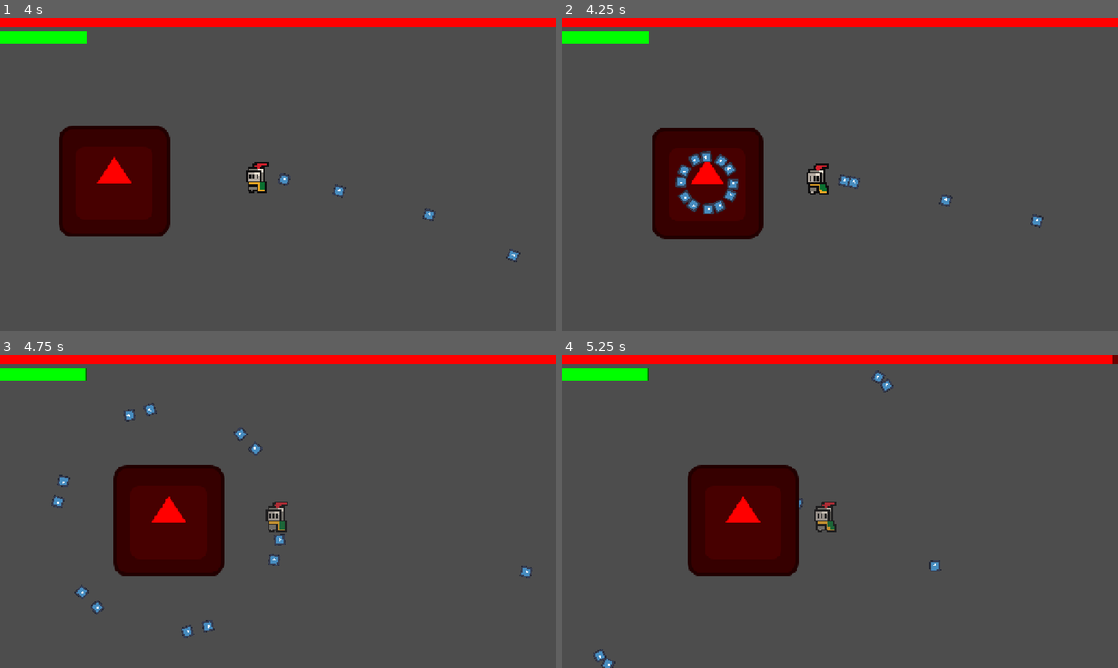
Above: before the commit, frames 1-4 (two rows, left to right).
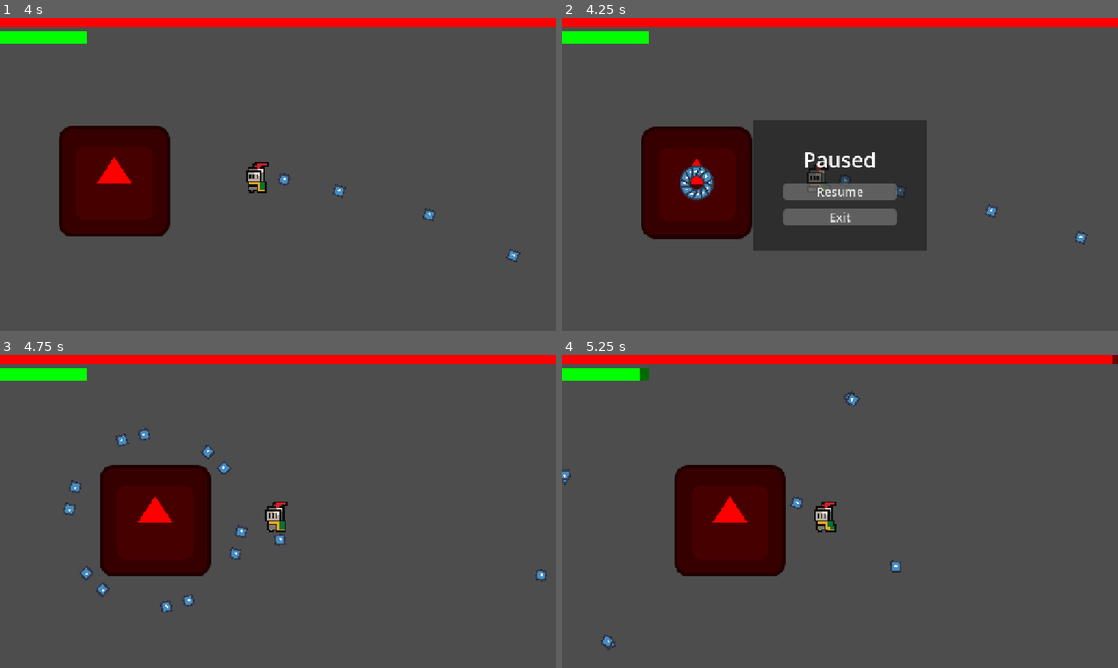
Above: after the commit, the same moments.

Repository: andyhi93/godot-FSM-boss-template
Game: Godot game, scene res://Scenes/Main.tscn
Two runs of this game, one before a commit and one after it. Both use one fixed random seed, a clock stepped at 60 frames per second and the inputs below. The engine's default icon, where the game draws it, is replaced by a stand-in: a white triangle on a blue panel in a dark square.
Inputs (mouse positions are in pixels of both pictures, inside the frame that each line leads up to):
- Up to frame 1 (4 s): tap Enter at 0.5 s; move the mouse to (400, 158) at 0.52 s; press the mouse at (400, 158) at 0.53 s; hold D (move_right) 0.53-1.28 s; move the mouse to (166, 190) at 1.27 s; release the mouse at (166, 190) at 1.28 s; hold S (move_down) 1.28-2.03 s; click (166, 190) at 1.35 s; move the mouse to (333, 105) at 2.02 s; press the mouse at (333, 105) at 2.03 s; hold D (move_right) 2.03-2.78 s; move the mouse to (250, 237) at 2.77 s; release the mouse at (250, 237) at 2.78 s; hold W (move_up) 2.78-3.53 s; click (250, 237) at 2.85 s; move the mouse to (444, 221) at 3.52 s; press the mouse at (444, 221) at 3.53 s; hold A (move_left) from 3.53 s (still down)
- Up to frame 2 (4.25 s): keep holding A (move_left); tap Escape (ui_cancel) at 4.15 s
- Up to frame 3 (4.75 s): release A (move_left) at 4.25 s; release the mouse at (444, 558) at 4.25 s; click (278, 527) at 4.25 s, where only the run after the commit has a clickable "Resume"
- Up to frame 4 (5.25 s): move the mouse to (673, 464) at 5.02 s; hold A (move_left) from 5.03 s (still down); click (673, 464) at 5.1 s

Frame 1 is identical in both runs. In frame 2, 13% of the frame differs, in the area x 14-95%, y 32-75%; in frame 3, 3.2%; in frame 4, 2.6%.

Commit message:
feat: Global UIManager
設定 UIManager 為 Autoload 全域單例

於 Core.gd 串接玩家與 Boss 扣血連動血條邏輯

實作死亡結算畫面 (Game Over / You Win)

新增 ESC 暫停選單 (Resume / Restart / Exit)

破解 Process Mode 暫停陷阱，並修復重來後 UI 殘留問題

Diff:
--- /dev/null
+++ b/Scenes/CanvasLayer.tscn
@@ -0,0 +1,115 @@
+[gd_scene format=3 uid="uid://bxb8wh1o6hpqj"]
+
+[ext_resource type="Script" uid="uid://cdhpo2pyxqdss" path="res://Scripts/UIManager.gd" id="1_1qbbr"]
+
+[sub_resource type="StyleBoxFlat" id="StyleBoxFlat_u5wvn"]
+bg_color = Color(3.2488256e-07, 0.42240003, 6.738305e-07, 1)
+
+[sub_resource type="StyleBoxFlat" id="StyleBoxFlat_4ylis"]
+bg_color = Color(0, 1, 0, 1)
+
+[sub_resource type="StyleBoxFlat" id="StyleBoxFlat_l7vou"]
+bg_color = Color(0.42961916, 7.70092e-07, 3.6098064e-07, 1)
+
+[sub_resource type="StyleBoxFlat" id="StyleBoxFlat_ydkpc"]
+bg_color = Color(1, 0, 0, 1)
+
+[sub_resource type="LabelSettings" id="LabelSettings_1qbbr"]
+font_size = 48
+
+[sub_resource type="StyleBoxFlat" id="StyleBoxFlat_1qbbr"]
+content_margin_left = 20.0
+content_margin_right = 20.0
+bg_color = Color(0.5662982, 0.5662982, 0.56629807, 0.5019608)
+corner_radius_top_left = 8
+corner_radius_top_right = 8
+corner_radius_bottom_right = 8
+corner_radius_bottom_left = 8
+
+[node name="UIManager" type="CanvasLayer" unique_id=1145854838]
+process_mode = 3
+script = ExtResource("1_1qbbr")
+
+[node name="PlayerHealthBar" type="ProgressBar" parent="." unique_id=36077659]
+offset_top = 30.0
+offset_right = 200.0
+offset_bottom = 60.0
+theme_override_styles/background = SubResource("StyleBoxFlat_u5wvn")
+theme_override_styles/fill = SubResource("StyleBoxFlat_4ylis")
+max_value = 10.0
+value = 10.0
+show_percentage = false
+
+[node name="BossHealthBar" type="ProgressBar" parent="." unique_id=374703393]
+custom_minimum_size = Vector2(0, 20)
+anchors_preset = 10
+anchor_right = 1.0
+offset_bottom = 1.0
+grow_horizontal = 2
+theme_override_styles/background = SubResource("StyleBoxFlat_l7vou")
+theme_override_styles/fill = SubResource("StyleBoxFlat_ydkpc")
+value = 100.0
+show_percentage = false
+
+[node name="ResultPanel" type="Panel" parent="." unique_id=795407088]
+anchors_preset = 8
+anchor_left = 0.5
+anchor_top = 0.5
+anchor_right = 0.5
+anchor_bottom = 0.5
+offset_left = -200.0
+offset_top = -125.0
+offset_right = 200.0
+offset_bottom = 175.0
+grow_horizontal = 2
+grow_vertical = 2
+pivot_offset = Vector2(200, 125)
+size_flags_horizontal = 4
+size_flags_vertical = 4
+
+[node name="VBoxContainer" type="VBoxContainer" parent="ResultPanel" unique_id=1999194019]
+layout_mode = 1
+anchors_preset = 8
+anchor_left = 0.5
+anchor_top = 0.5
+anchor_right = 0.5
+anchor_bottom = 0.5
+offset_left = -130.0
+offset_top = -76.5
+offset_right = 130.0
+offset_bottom = 76.5
+grow_horizontal = 2
+grow_vertical = 2
+theme_override_constants/separation = 20
+
+[node name="ResultLabel" type="Label" parent="ResultPanel/VBoxContainer" unique_id=1335487328]
+layout_mode = 2
+text = "Game Over"
+label_settings = SubResource("LabelSettings_1qbbr")
+horizontal_alignment = 1
+vertical_alignment = 1
+
+[node name="RestartButton" type="Button" parent="ResultPanel/VBoxContainer" unique_id=2013509856]
+custom_minimum_size = Vector2(150, 0)
+layout_mode = 2
+theme_override_font_sizes/font_size = 28
+theme_override_styles/normal = SubResource("StyleBoxFlat_1qbbr")
+text = "Restart"
+
+[node name="ResumeButton" type="Button" parent="ResultPanel/VBoxContainer" unique_id=1791839480]
+custom_minimum_size = Vector2(150, 0)
+layout_mode = 2
+theme_override_font_sizes/font_size = 28
+theme_override_styles/normal = SubResource("StyleBoxFlat_1qbbr")
+text = "Resume"
+
+[node name="ExitButton" type="Button" parent="ResultPanel/VBoxContainer" unique_id=167439850]
+custom_minimum_size = Vector2(150, 0)
+layout_mode = 2
+theme_override_font_sizes/font_size = 28
+theme_override_styles/normal = SubResource("StyleBoxFlat_1qbbr")
+text = "Exit"
+
+[connection signal="pressed" from="ResultPanel/VBoxContainer/RestartButton" to="." method="_on_restart_button_pressed"]
+[connection signal="pressed" from="ResultPanel/VBoxContainer/ResumeButton" to="." method="_on_resume_button_pressed"]
+[connection signal="pressed" from="ResultPanel/VBoxContainer/ExitButton" to="." method="_on_exit_butto_pressed"]
--- a/Scenes/Main.tscn
+++ b/Scenes/Main.tscn
@@ -2,19 +2,6 @@
 
 [ext_resource type="PackedScene" uid="uid://c7upmmrk4j7so" path="res://Scenes/boss.tscn" id="1_idj7w"]
 [ext_resource type="PackedScene" uid="uid://cmkpru6ru31cg" path="res://Scenes/player.tscn" id="2_kln2b"]
-[ext_resource type="Script" uid="uid://cdhpo2pyxqdss" path="res://Scripts/UI.gd" id="3_kln2b"]
-
-[sub_resource type="StyleBoxFlat" id="StyleBoxFlat_rgh2o"]
-bg_color = Color(3.2488256e-07, 0.42240003, 6.738305e-07, 1)
-
-[sub_resource type="StyleBoxFlat" id="StyleBoxFlat_pbw6q"]
-bg_color = Color(0, 1, 0, 1)
-
-[sub_resource type="StyleBoxFlat" id="StyleBoxFlat_v1gob"]
-bg_color = Color(0.42961916, 7.70092e-07, 3.6098064e-07, 1)
-
-[sub_resource type="StyleBoxFlat" id="StyleBoxFlat_jw32o"]
-bg_color = Color(1, 0, 0, 1)
 
 [node name="Main" type="Node2D" unique_id=2003695969]
 
@@ -23,29 +10,4 @@
 
 [node name="Boss" parent="." unique_id=1474349574 instance=ExtResource("1_idj7w")]
 position = Vector2(376, 103)
-
-[node name="CanvasLayer" type="CanvasLayer" parent="." unique_id=1577881865 node_paths=PackedStringArray("player", "boss")]
-script = ExtResource("3_kln2b")
-player = NodePath("../Player")
-boss = NodePath("../Boss")
-
-[node name="PlayerHealthBar" type="ProgressBar" parent="CanvasLayer" unique_id=954360226]
-offset_top = 30.0
-offset_right = 200.0
-offset_bottom = 60.0
-theme_override_styles/background = SubResource("StyleBoxFlat_rgh2o")
-theme_override_styles/fill = SubResource("StyleBoxFlat_pbw6q")
-max_value = 10.0
-value = 10.0
-show_percentage = false
-
-[node name="BossHealthBar" type="ProgressBar" parent="CanvasLayer" unique_id=271212982]
-custom_minimum_size = Vector2(0, 20)
-anchors_preset = 10
-anchor_right = 1.0
-offset_bottom = 1.0
-grow_horizontal = 2
-theme_override_styles/background = SubResource("StyleBoxFlat_v1gob")
-theme_override_styles/fill = SubResource("StyleBoxFlat_jw32o")
-value = 100.0
-show_percentage = false
+max_hp = null
--- a/Scenes/player.tscn
+++ b/Scenes/player.tscn
@@ -166,6 +166,7 @@
 collision_mask = 0
 script = ExtResource("1_cvnsp")
 bullet_scene = ExtResource("2_6t5aa")
+max_hp = 10
 
 [node name="AnimatedSprite2D" type="AnimatedSprite2D" parent="." unique_id=1641500265]
 scale = Vector2(4, 4)
--- a/Scripts/Boss/boss.gd
+++ b/Scripts/Boss/boss.gd
@@ -76,8 +76,8 @@
 	if body.is_in_group("Player"):
 		# 檢查玩家身上有沒有受傷的函式
 		if body.has_method("take_damage"):
-			body.take_damage(10) # 衝撞傷害，一次扣 20 滴血！
-			print("💥 Boss 撞擊！玩家受到 10 點傷害！")
+			body.take_damage(2) # 衝撞傷害，一次扣 20 滴血！
+			print("💥 Boss 撞擊！玩家受到 2 點傷害！")
 func die():
 	super.die()
 	print("💀 Boss死亡！")
--- a/Scripts/FSM/Core.gd
+++ b/Scripts/FSM/Core.gd
@@ -18,6 +18,11 @@
 	current_hp = max_hp
 	set_up_instances()
 	init_behavior() # 留給子類別 (Boss/Player) 實作
+
+	if is_in_group("Player"):
+		UIManager.update_player_hp(current_hp, max_hp)
+	elif is_in_group("Enemy"):
+		UIManager.update_boss_hp(current_hp, max_hp)
 
 func set_up_instances():
 	machine = StateMachine.new()
@@ -54,8 +59,21 @@
 func take_damage(damage: int):
 	if is_dead or is_invincible: return
 	current_hp = clampi(current_hp - damage, 0, max_hp)
+
+	if is_in_group("Player"):
+		UIManager.update_player_hp(current_hp, max_hp)
+	elif is_in_group("Enemy"):
+		UIManager.update_boss_hp(current_hp, max_hp)
+
 	if current_hp <= 0:
 		die()
 
 func die():
 	is_dead = true
+
+	if is_in_group("Player"):
+		UIManager.show_result("Game Over", false)
+	elif is_in_group("Enemy"):
+		UIManager.show_result("You Win!", false)
+
+	queue_free() # 原本的刪除節點
--- a/Scripts/UI.gd
+++ /dev/null
@@ -1,23 +0,0 @@
-extends CanvasLayer
-
-# 開放給編輯器拖曳，用來綁定場景上的實體
-@export var player: Core
-@export var boss: Core
-
-@onready var player_hp_bar = $PlayerHealthBar
-@onready var boss_hp_bar = $BossHealthBar
-
-func _process(_delta):
-	# 更新玩家血條
-	if player:
-		player_hp_bar.max_value = player.max_hp
-		player_hp_bar.value = player.current_hp
-	else:
-		player_hp_bar.value = 0 # 玩家死亡時血條歸零
-
-	# 更新 Boss 血條
-	if boss:
-		boss_hp_bar.max_value = boss.max_hp
-		boss_hp_bar.value = boss.current_hp
-	else:
-		boss_hp_bar.value = 0 # Boss 死亡時血條歸零
--- /dev/null
+++ b/Scripts/UIManager.gd
@@ -0,0 +1,72 @@
+extends CanvasLayer
+
+# 抓取畫面上的 UI 節點
+@onready var player_hp_bar = $PlayerHealthBar
+@onready var boss_hp_bar = $BossHealthBar
+@onready var result_panel = $ResultPanel
+@onready var result_label = $ResultPanel/VBoxContainer/ResultLabel
+
+@onready var resume_button = $ResultPanel/VBoxContainer/ResumeButton
+@onready var restart_button = $ResultPanel/VBoxContainer/RestartButton
+@onready var exit_button = $ResultPanel/VBoxContainer/ExitButton
+
+var is_game_ended: bool = false
+
+func _ready():
+	# 遊戲剛開始時，隱藏結算畫面
+	result_panel.hide()
+	result_label.text = ""
+	is_game_ended = false
+
+func _input(event):
+	# "ui_cancel" 是 Godot 預設的 ESC 鍵
+	if event.is_action_pressed("ui_cancel"):
+		# 如果遊戲已經判定結束（玩家死或 Boss 死），按 ESC 直接無視
+		if is_game_ended:
+			return
+
+		# 如果沒結束，就正常切換暫停狀態
+		if get_tree().paused:
+			resume_game()
+		else:
+			show_result("Paused", true) # true 代表這只是暫停選單
+
+func update_player_hp(current: int, max_hp: int):
+	player_hp_bar.max_value = max_hp
+	player_hp_bar.value = current
+
+func update_boss_hp(current: int, max_hp: int):
+	boss_hp_bar.max_value = max_hp
+	boss_hp_bar.value = current
+
+# 呼叫這個函式來顯示結算畫面
+func show_result(message: String, is_pause_menu: bool):
+	result_panel.show()
+	result_label.text = message
+	get_tree().paused = true
+
+	if is_pause_menu:
+		is_game_ended = false
+		resume_button.show()
+		restart_button.hide()
+	else:
+		is_game_ended = true
+		resume_button.hide()
+		restart_button.show()
+
+func resume_game():
+	result_panel.hide()
+	get_tree().paused = false
+
+func _on_restart_button_pressed() -> void:
+	is_game_ended = false
+	result_panel.hide()
+	get_tree().paused = false
+	get_tree().reload_current_scene()
+
+func _on_exit_butto_pressed() -> void:
+	get_tree().quit()
+
+
+func _on_resume_button_pressed() -> void:
+	resume_game()
--- a/project.godot
+++ b/project.godot
@@ -15,6 +15,10 @@
 config/features=PackedStringArray("4.6", "GL Compatibility")
 config/icon="res://icon.svg"
 
+[autoload]
+
+UIManager="*uid://bxb8wh1o6hpqj"
+
 [display]
 
 window/size/viewport_width=1280
@@ -28,6 +32,11 @@
 
 [input]
 
+ui_cancel={
+"deadzone": 0.5,
+"events": [Object(InputEventKey,"resource_local_to_scene":false,"resource_name":"","device":0,"window_id":0,"alt_pressed":false,"shift_pressed":false,"ctrl_pressed":false,"meta_pressed":false,"pressed":false,"keycode":4194305,"physical_keycode":0,"key_label":0,"unicode":0,"location":0,"echo":false,"script":null)
+]
+}
 shoot={
 "deadzone": 0.2,
 "events": [Object(InputEventMouseButton,"resource_local_to_scene":false,"resource_name":"","device":-1,"window_id":0,"a …(253 unchanged characters)…
Renamed: Scripts/UI.gd.uid -> Scripts/UIManager.gd.uid
